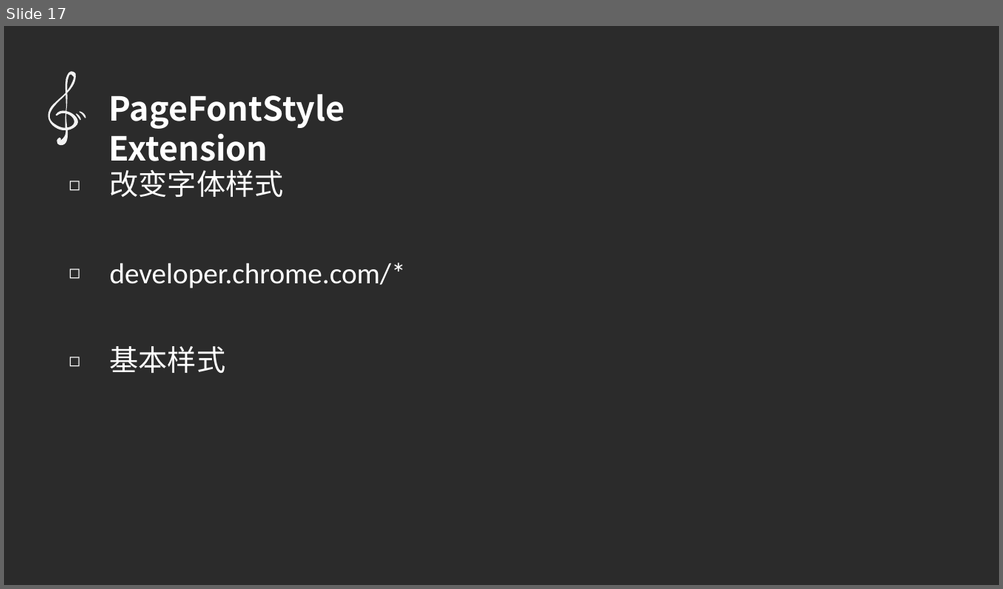
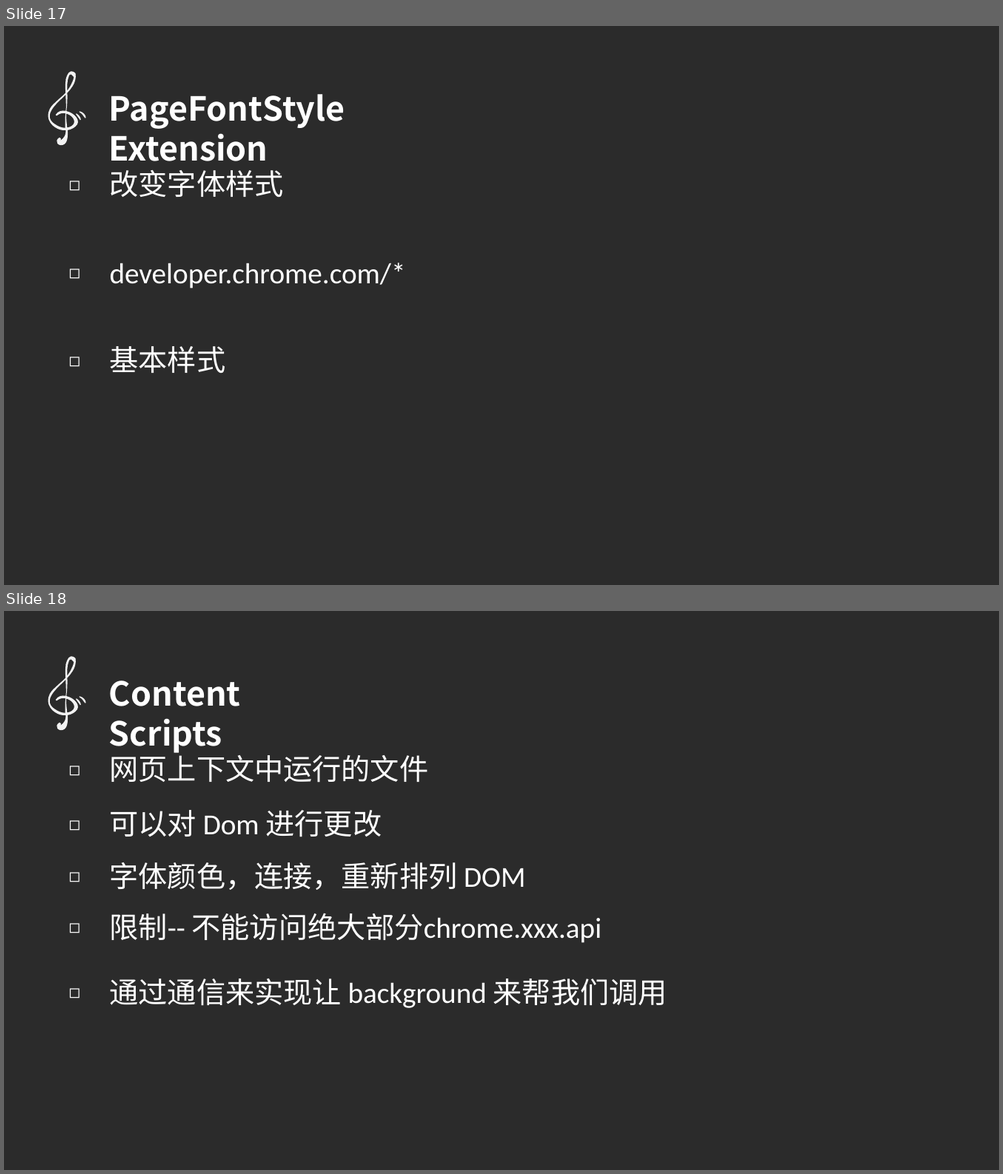
Before and after one commit to qq449245884/chromeTouir, a slide deck: ppt.pptx. Shown one above the other, each under a label of ours: slide 17 before the commit, slides 17 and 18 after it. The pictures are 1003x589 and 1003x1174 pixels, drawn with LibreOffice and Linux fonts; fonts in the diff are those of the drawing; background and template pictures are left out; a plain dark background stands for a picture behind light text. Boxes give left, top, right and bottom in pixels: in the first picture for what was removed or moved away, otherwise in the second. Text is boxed around its words. In the diff, an @@ line names an element or a change of style, - is before the commit and + after.

```diff
--- a/ppt.pptx
+++ b/ppt.pptx
@@ slide 18 added at box(4, 611, 999, 1170), background picture (left out) @@
@@ freeform shape added at box(37, 652, 94, 735), fill #F2F2F2 @@
@@ freeform shape added at box(74, 698, 82, 706), fill #F2F2F2 @@
@@ freeform shape added at box(77, 696, 88, 703), fill #F2F2F2 @@
@@ text added at box(109, 681, 241, 753), 32 pt, text #FFFFFF, bold @@
+Content Scripts
@@ text added at box(62, 754, 93, 783), 18 pt, text #FFFFFF @@
+◻
@@ text added at box(110, 750, 429, 783), 28 pt, text #FFFFFF @@
+网页上下文中运行的文件
@@ text added at box(62, 809, 93, 839), 18 pt, text #FFFFFF @@
+◻
@@ text added at box(110, 810, 382, 837), 28 pt, text #FFFFFF @@
+可以对 Dom 进行更改
@@ text added at box(62, 861, 93, 891), 18 pt, text #FFFFFF @@
+◻
@@ text added at box(110, 863, 525, 890), 28 pt, text #FFFFFF @@
+字体颜色，连接，重新排列 DOM
@@ text added at box(62, 911, 93, 942), 18 pt, text #FFFFFF @@
+◻
@@ text added at box(110, 913, 602, 943), 28 pt, text #FFFFFF @@
+限制-- 不能访问绝大部分chrome.xxx.api
@@ text added at box(62, 977, 93, 1007), 18 pt, text #FFFFFF @@
+◻
@@ text added at box(110, 979, 667, 1008), 28 pt, text #FFFFFF @@
+通过通信来实现让 background 来帮我们调用
```
Also in this commit, not shown: 3 other slides added, 9 other files.
